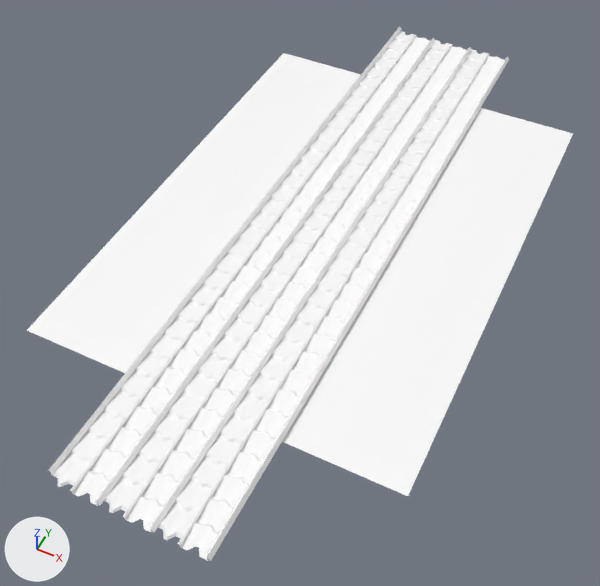
Two versions of the FBX model taktik/Assets/Raw/lanes.fbx, one commit apart.
Camera for both pictures: a camera (50 mm lens) standing at (11.0, -25.0, 25.6) and looking at (-0.1, -2.8, -2.1). Lighting does not change. The marker at lower left points along +X, +Y and +Z. Where no turn or scale is listed for an object, it has been applied to the vertices.

In view in the first picture: 'fliessband1', 'fliessband2', 'lanes'.
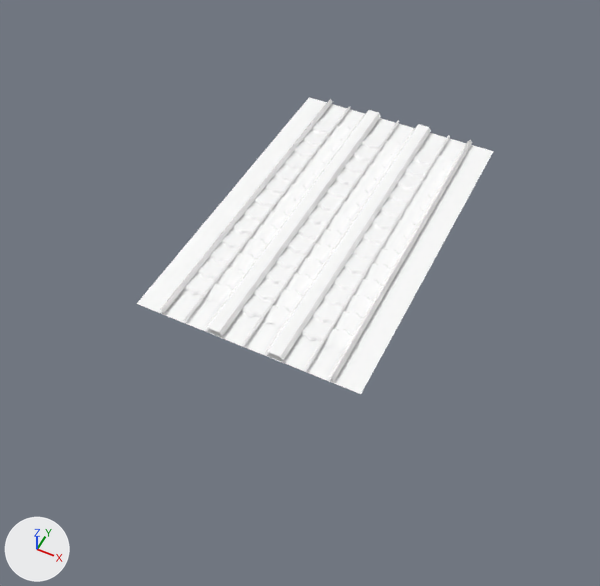
What changed in the scene script:
```text
Change me_mesh:
    remove me_mesh.from_pydata(...)  # 46 vertices, 15 faces; spans x -8.1..8.1, y -16.1..16.1, z 0.0..0.3
    remove me_mesh.materials.append(mat_lanes)  # white #ffffff
    add me_mesh.from_pydata(...)  # 50 vertices, 17 faces; spans x -5.0..5.0, y -8.0..8.0, z 0.0..0.3
    me_mesh part 7: the loose piece of 6 vertices spanning x -3.3..-3.1, y -15.9..16.1, z 0.1..0.3 is scaled about its middle by (1, 0.5, 1), then moved by (-0.5, -0.1, 0.0), in mat_lanes_frames (white #ffffff)
    me_mesh part 8: the loose piece of 6 vertices spanning x 3.1..3.3, y -16.1..15.9, z 0.1..0.3 is scaled about its middle by (1, 0.5, 1), then moved by (0.5, 0.1, 0.0), in mat_lanes_frames (white #ffffff)
    me_mesh part 9: the loose piece of 6 vertices spanning x -1.2..-0.9, y -16.1..15.9, z 0.1..0.3 is rebuilt with 8 vertices and now spans x -1.7..-0.9, y -8.0..8.0, z 0.1..0.3, in mat_lanes_frames (white #ffffff)
    me_mesh part 10: the loose piece of 6 vertices spanning x 0.9..1.2, y -16.1..15.9, z 0.1..0.3 is rebuilt with 8 vertices and now spans x 0.9..1.7, y -8.0..8.0, z 0.1..0.3, in mat_lanes_frames (white #ffffff)
    me_mesh part 11: the loose piece of 6 vertices spanning x 2.1..2.2, y -16.1..15.9, z 0.1..0.2 is rebuilt with 6 vertices and now spans x 2.6..2.8, y -8.0..8.0, z 0.1..0.2, in mat_lanes_frames (white #ffffff)
    me_mesh part 12: the loose piece of 6 vertices spanning x -2.2..-2.1, y -16.1..15.9, z 0.1..0.2 is rebuilt with 6 vertices and now spans x -2.8..-2.6, y -8.0..8.0, z 0.1..0.2, in mat_lanes_frames (white #ffffff)
    me_mesh part 13: the loose piece of 6 vertices spanning x -0.1..0.1, y -16.1..15.9, z 0.1..0.2 is rebuilt with 6 vertices and now spans x -0.1..0.1, y -8.0..8.0, z 0.1..0.2, in mat_lanes_frames (white #ffffff)
    me_mesh part 14: the loose piece of 4 vertices spanning x -8.1..8.1, y -11.1..11.1, z 0.0 is rebuilt with 4 vertices and now spans x -5.0..5.0, y -8.0..8.0, z 0.0, in mat_lanes_frames (white #ffffff)
    add me_mesh.materials.append(mat_lanes_frames)  # white #ffffff
Change me_mesh_002:
    remove me_mesh_002.from_pydata(...)  # 1170 vertices, 960 faces; spans x -3.2..2.1, y -16.1..16.1, z 0.0..0.1
    add me_mesh_002.from_pydata(...)  # 486 vertices, 390 faces; spans x -3.8..2.7, y -6.6..6.6, z 0.0..0.1
    me_mesh_002 part 1: the loose piece of 390 vertices spanning x 1.1..2.1, y -16.1..16.1, z 0.0..0.1 is rebuilt with 162 vertices and now spans x 1.6..2.7, y -6.6..6.6, z 0.0..0.1
    me_mesh_002 part 2: the loose piece of 390 vertices spanning x -3.2..-2.1, y -16.1..16.1, z 0.0..0.1 is rebuilt with 162 vertices and now spans x -3.8..-2.7, y -6.6..6.6, z 0.0..0.1
    me_mesh_002 part 3: the loose piece of 390 vertices spanning x -1.1..0.0, y -16.1..16.1, z 0.0..0.1 is rebuilt with 162 vertices and now spans x -1.1..0.0, y -6.6..6.6, z 0.0..0.1
Change me_mesh_001:
    remove me_mesh_001.from_pydata(...)  # 1170 vertices, 960 faces; spans x -2.1..3.2, y -16.1..16.0, z 0.0..0.1
    add me_mesh_001.from_pydata(...)  # 486 vertices, 390 faces; spans x -2.7..3.8, y -6.6..6.6, z 0.0..0.1
    me_mesh_001 part 4: the loose piece of 390 vertices spanning x 2.1..3.2, y -16.1..16.0, z 0.0..0.1 is rebuilt with 162 vertices and now spans x 2.7..3.8, y -6.6..6.6, z 0.0..0.1
    me_mesh_001 part 5: the loose piece of 390 vertices spanning x -2.1..-1.1, y -16.1..16.0, z 0.0..0.1 is rebuilt with 162 vertices and now spans x -2.7..-1.6, y -6.6..6.6, z 0.0..0.1
    me_mesh_001 part 6: the loose piece of 390 vertices spanning x 0.0..1.1, y -16.1..16.0, z 0.0..0.1 is rebuilt with 162 vertices and now spans x 0.0..1.1, y -6.6..6.6, z 0.0..0.1
```

Location of each change, [x1, y1, x2, y2] in pixels of the pictures (600 x 586 px; the box of a moved part takes in the faces that stretch with it):
'lanes', reshaped (35% narrower, 44% shorter): before [27, 26, 573, 561]; after [137, 97, 494, 394]
'fliessband1', reshaped (41% narrower, 56% shorter): before [72, 37, 504, 561]; after [203, 125, 456, 353]
'fliessband2', reshaped (42% narrower, 56% shorter): before [51, 31, 488, 540]; after [184, 119, 436, 342]
part 1 of me_mesh_002, rebuilt (59% narrower, 61% shorter): before [158, 49, 488, 540]; after [301, 149, 436, 342]
part 2 of me_mesh_002, rebuilt (59% narrower, 61% shorter): before [51, 31, 417, 487]; after [184, 119, 335, 295]
part 3 of me_mesh_002, rebuilt (58% narrower, 61% shorter): before [104, 40, 450, 513]; after [241, 133, 385, 318]
part 4 of me_mesh_001, rebuilt (59% narrower, 61% shorter): before [179, 56, 504, 561]; after [323, 156, 456, 353]
part 5 of me_mesh_001, rebuilt (58% narrower, 61% shorter): before [72, 37, 430, 506]; after [203, 125, 353, 306]
part 6 of me_mesh_001, rebuilt (58% narrower, 61% shorter): before [125, 46, 466, 532]; after [261, 140, 403, 329]
part 7 of me_mesh, moved or reshaped: before [48, 26, 402, 474]; after [161, 99, 332, 313]
part 8 of me_mesh, moved or reshaped: before [204, 56, 509, 561]; after [328, 139, 472, 381]
part 9 of me_mesh, rebuilt (48% narrower, 52% shorter): before [94, 37, 435, 505]; after [205, 110, 381, 336]
part 10 of me_mesh, rebuilt (49% narrower, 51% shorter): before [148, 47, 472, 532]; after [266, 124, 431, 361]
part 11 of me_mesh, rebuilt (53% narrower, 52% shorter): before [178, 54, 489, 546]; after [304, 135, 450, 370]
part 12 of me_mesh, rebuilt (52% narrower, 53% shorter): before [70, 35, 416, 492]; after [184, 106, 350, 322]
part 13 of me_mesh, rebuilt (53% narrower, 52% shorter): before [122, 44, 452, 518]; after [243, 120, 399, 345]
part 14 of me_mesh, rebuilt (35% narrower, 33% shorter): before [27, 53, 573, 496]; after [137, 97, 494, 394]
